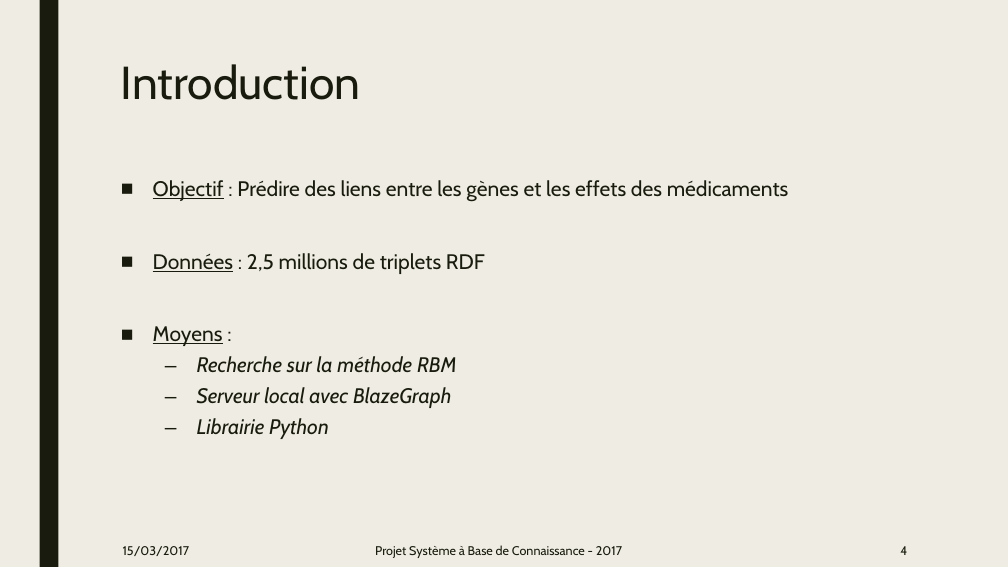
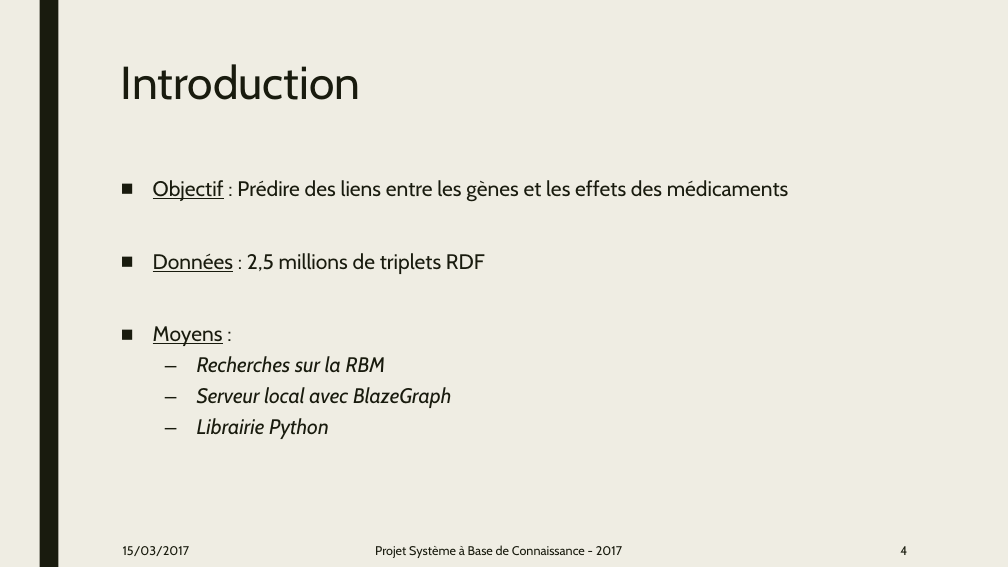
Before and after one commit to GuillaumeHaben/sbc-rbm, a slide deck: slide 3 of Projet_SBC.pptx. Drawn at 1008x567 pixels with LibreOffice and Linux fonts; fonts in the diff are those of the drawing. Boxes give left, top, right and bottom in pixels: in the first picture for what was removed or moved away, otherwise in the second. Text is boxed around its words. In the diff, an @@ line names an element or a change of style, - is before the commit and + after.

```diff
--- a/Projet_SBC.pptx
+++ b/Projet_SBC.pptx
@@ text at (197, 356, 386, 373): text changed @@
-  – Recherche sur la méthode RBM
+  – Recherches sur la RBM
```
Also in this commit, not shown: 4 other slides changed.
